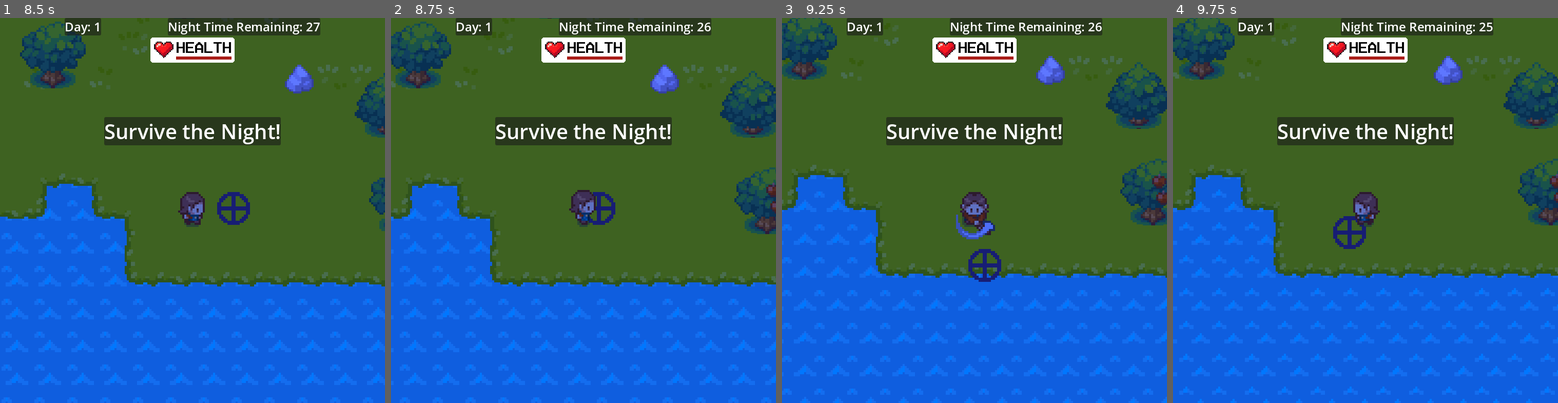
Above: before the commit, frames 1-4 (left to right).
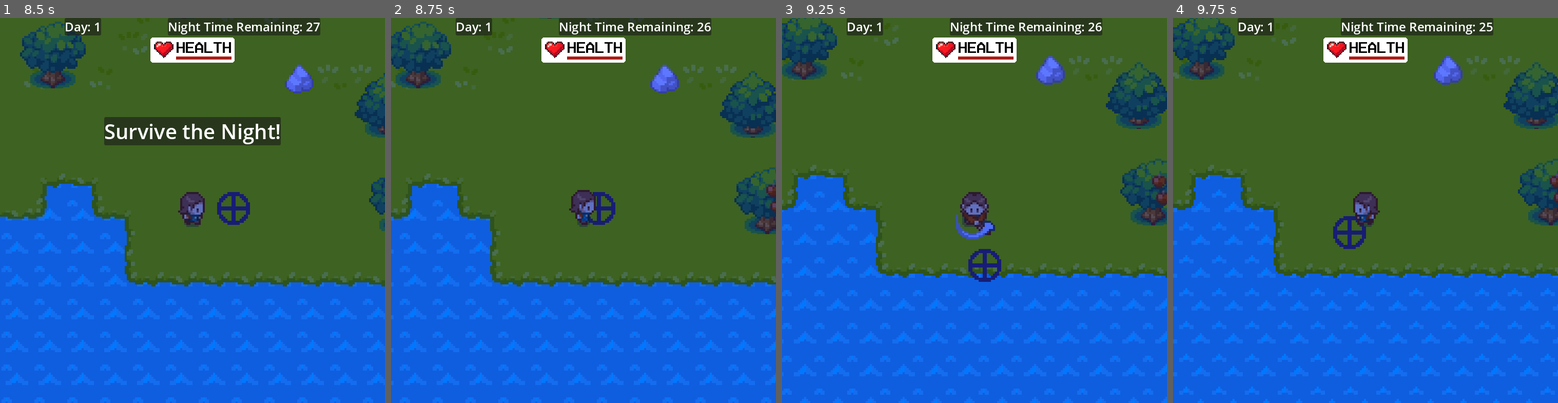
Above: after the commit, the same moments.

Repository: Offshoots/Survival-Game-Test
Game: Godot game, scene res://scenes/ui/main_menu_ui.tscn
The game is run twice, just before and just after one commit, with the same random seed, the same clock (stepped at 60 frames per second) and the same inputs.
Inputs:
- Up to frame 1 (8.5 s): click "Start" at 0.5 s; hold D (right) 1.28-2.03 s; tap H (Heal) at 1.35, 2.3, 2.85, 3.8, 5.3, 6.6, 8.1 s; tap Space (action) at 1.55, 2.1, 3.05, 3.6, 4.55, 6.05, 7.35 s; hold S (down) 2.03-2.78 s; hold D (right) 2.78-3.53 s; hold C (seed_forward) 3.53-4.28 s; hold A (left) 4.28-5.78 s; tap B (build) at 4.35 s; tap I (inventory) at 4.9 s; tap Tab (day_change) at 5.1 s; hold S (down) 5.78-6.53 s; tap N (diagnose) at 5.85 s; hold D (right) 6.53-7.28 s; hold C (seed_forward) 7.28-8.03 s; hold D (right) from 8.03 s (still down)
- Up to frame 2 (8.75 s): keep holding D (right)
- Up to frame 3 (9.25 s): release D (right) at 8.78 s; hold S (down) from 8.78 s (still down); tap Space (action) at 8.85 s
- Up to frame 4 (9.75 s): release S (down) at 9.53 s; hold A (left) from 9.53 s (still down); tap B (build) at 9.6 s

Frame 1 is identical in both runs. In frame 2, 3.3% of the frame differs, in the area x 27-73%, y 25-34%; in frame 3, 3.3%; in frame 4, 3.3%.

Commit message:
1_23_2026_u2
Update Blob speed to include a multiplier for each day.

Diff:
--- a/scenes/characters/blob.gd
+++ b/scenes/characters/blob.gd
@@ -34,13 +34,17 @@
 			gold = false
 
 
+var normal_speed := 20:
+	set(value):
+		normal_speed = value
+
 func _physics_process(_delta: float) -> void:
 	#Custom code to get blob to stop before reaching the player
-	#var dist = player.position.distance_to(position)
-	#if dist > 20:
-		#speed =  20
-	#else:
-		#speed = 0
+	var dist = player.position.distance_to(position)
+	if dist > 300:
+		speed =  200
+	else:
+		speed = normal_speed
 	direction = to_local(nav_agent.get_next_path_position()).normalized()
 	#Code to change direction of the blob if it gets too close to obstacles with collision shapes, using raycast.
 	#if ray_cast_down.is_colliding():
@@ -90,7 +94,6 @@
 	$Animation/AnimationPlayer.current_animation = 'explode'
 
 func push(target):
-	print(target)
 	var tween = get_tree().create_tween()
 	tween.tween_property(self, "push_direction", target, 0.1)
 	tween.tween_property(self, "push_direction", Vector2.ZERO, 0.2)
--- a/scenes/characters/blob.tscn
+++ b/scenes/characters/blob.tscn
@@ -139,7 +139,7 @@
 
 [node name="Blob" type="CharacterBody2D" groups=["Enemy"]]
 collision_layer = 8
-collision_mask = 0
+collision_mask = 8
 motion_mode = 1
 wall_min_slide_angle = 0.0
 script = ExtResource("1_xa0uo")
--- a/scenes/levels/level.gd
+++ b/scenes/levels/level.gd
@@ -88,7 +88,7 @@
 
 	if Input.is_action_just_pressed("Heal"):
 		if player.health < player.max_health:
-			if Enum.Item.APPLE > 0:
+			if player.inventory.count(Enum.Item.APPLE) > 0:
 				remove_inventory(Enum.Item.APPLE)
 				player.health += 1
 			else:
@@ -139,6 +139,10 @@
 		var new_enemy = enemy_scene.instantiate()
 		$Objects.add_child(new_enemy)
 		new_enemy.position = pos_marker.position
+		#increase the speed of the blobs every day
+		for object in get_tree().get_nodes_in_group('Enemy'):
+			object.normal_speed = 20 + day*5
+
 
 #Build when 'B' Input map action is pressed (called in process function)
 func build(craft: Enum.Craft, pos: Vector2):
@@ -321,6 +325,9 @@
 	#Spawn increasing amounts of enemies every day
 	var rand_enemy = randi_range(day + 3, day + 3)
 	day_timer = false
+	var message : String = "Survive the Night!"
+
+	main_ui.update_message(message)
 	spawn_enemies(rand_enemy)
 	$Timers/NightTimer.start()
 
--- a/scenes/objects/box.tscn
+++ b/scenes/objects/box.tscn
@@ -8,7 +8,7 @@
 
 [node name="Box" type="StaticBody2D" groups=["Boxes"]]
 collision_layer = 4
-collision_mask = 0
+collision_mask = 12
 script = ExtResource("1_tf0hf")
 
 [node name="Sprite2D" type="Sprite2D" parent="."]
--- a/scenes/objects/tree.gd
+++ b/scenes/objects/tree.gd
@@ -60,14 +60,20 @@
 	if $Apples.get_children():
 		apples = true
 		$Apples.get_children().pick_random().queue_free()
-		print('get apple')
 	else:
 		apples = false
 
 
 func reset():
 	if health > 0:
-		for apple in $Apples.get_children():
-			apple.queue_free()
-		create_apples(randi_range(0,3))
+		#Restore the tree's health
 		health = 5
+
+		#This version would clear all the apples and then create a random number of apples up to 3:
+		#for apple in $Apples.get_children():
+			#apple.queue_free()
+		#create_apples(randi_range(0,3))
+
+		#This version will check if there are less then 3 apples and add 0 or 1.
+		if $Apples.get_child_count() < 3:
+			create_apples(randi_range(0,1))
--- a/scenes/ui/main_ui.gd
+++ b/scenes/ui/main_ui.gd
@@ -14,8 +14,6 @@
 
 	else:
 		day_time_label.text = "Night Time Remaining: " + str(night_time)
-		var message : String = "Survive the Night!"
-		update_message(message)
 
 
 func update_day(day: int):
--- a/scenes/ui/main_ui.tscn
+++ b/scenes/ui/main_ui.tscn
@@ -121,8 +121,9 @@
 [node name="MessageLabel" type="Label" parent="MarginContainer2/HBoxContainer/PanelContainer"]
 layout_mode = 2
 theme_override_font_sizes/font_size = 40
-text = "Survive the Night!"
 
 [node name="MessageTimer" type="Timer" parent="."]
+wait_time = 3.0
+one_shot = true
 
 [connection signal="timeout" from="MessageTimer" to="." method="_on_message_timer_timeout"]
